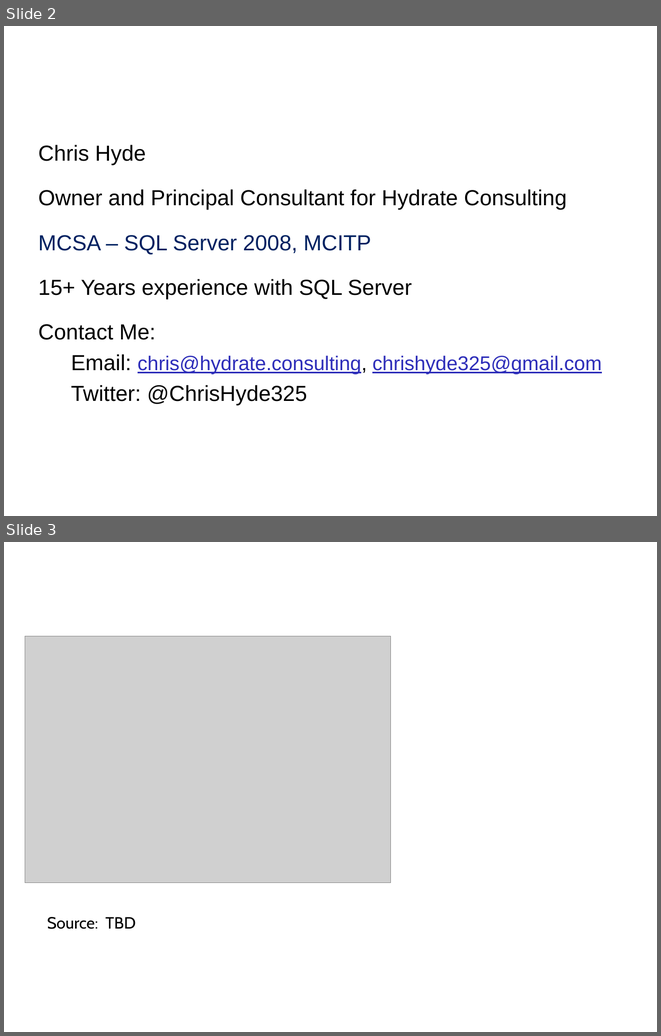
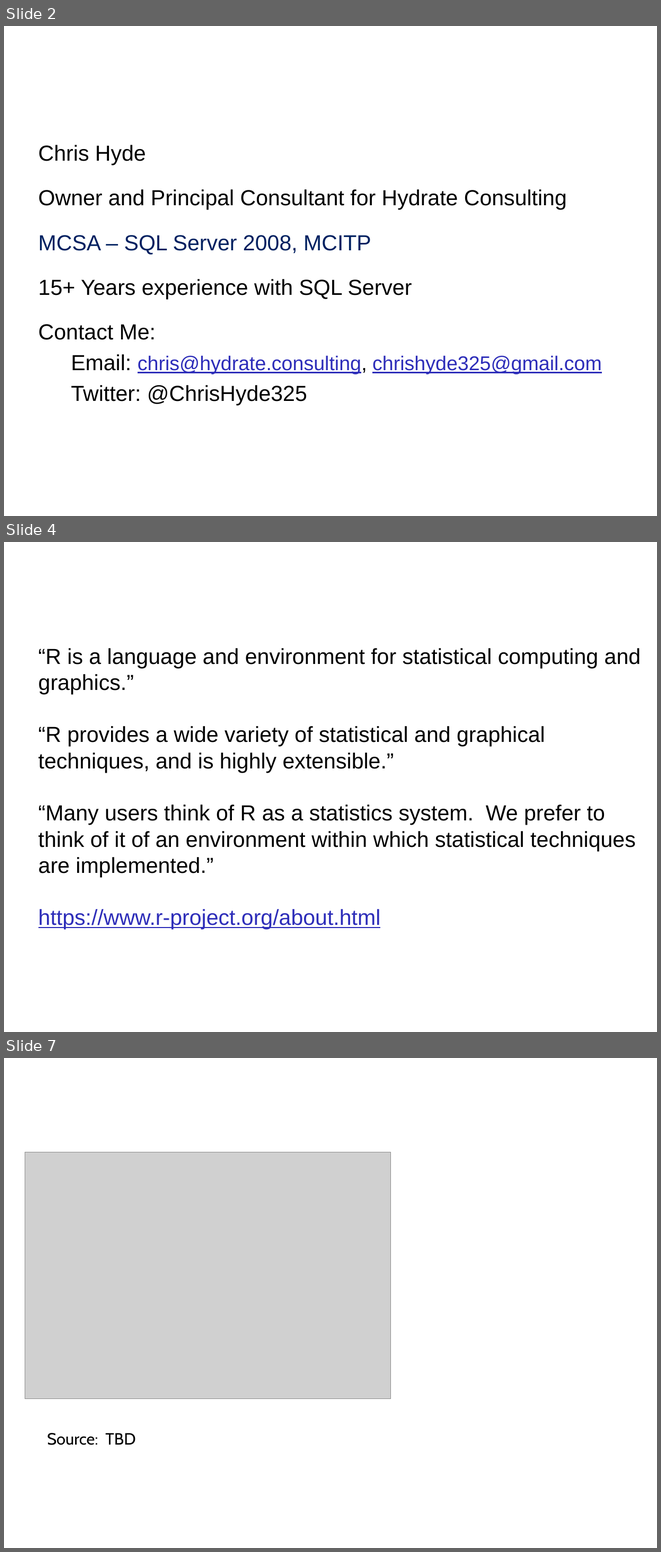
Before and after one commit to DrJekyll325/SQLServer, a slide deck: Presentations/SQL Server R Services/SQL Server R Services - ABQSQL.pptx. Shown one above the other, each under a label of ours: slides 2 and 3 before the commit, slides 2, 4 and 7 after it; the slides between them are not shown. The pictures are 661x1036 and 661x1552 pixels, drawn with LibreOffice and Linux fonts; fonts in the diff are those of the drawing; grey boxes stand for pictures; background and template pictures are left out. Boxes give left, top, right and bottom in pixels: in the first picture for what was removed or moved away, otherwise in the second. Text is boxed around its words. In the diff, an @@ line names an element or a change of style, - is before the commit and + after.

```diff
--- a/Presentations/SQL Server R Services/SQL Server R Services - ABQSQL.pptx
+++ b/Presentations/SQL Server R Services/SQL Server R Services - ABQSQL.pptx
@@ slide 4 added at [4, 542, 657, 1032], background #FFFFFF @@
@@ title added at [41, 546, 648, 627], 32 pt, text #FFFFFF @@
+What is this R you speak of?
@@ text added at [38, 648, 641, 929], 24 pt, text #000000 @@
+“R is a language and environment for statistical computing and graphics.”
+“R provides a wide variety of statistical and graphical techniques, and is highly extensible.”
+“Many users think of R as a statistics system. We prefer to think of it of an environment within which statistical techniques are implemented.”
+https://www.r-project.org/about.html
@@ what was slide 3 is now slide 7 @@
```
Also in this commit, not shown: 2 slides changed, 3 other slides added, 20 other files.
